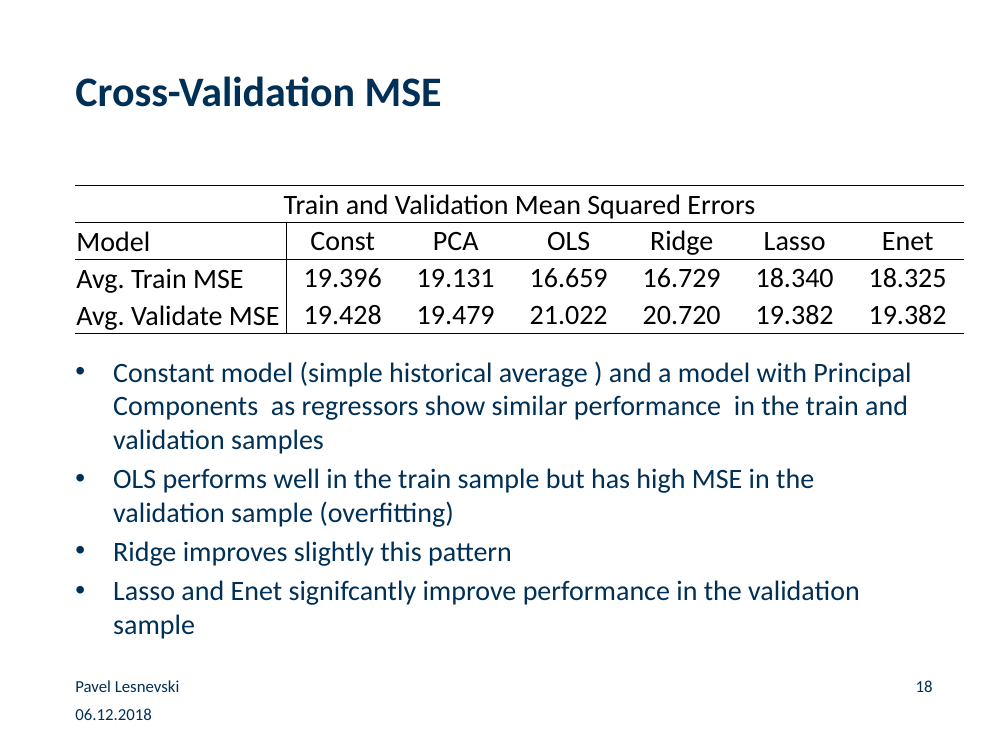
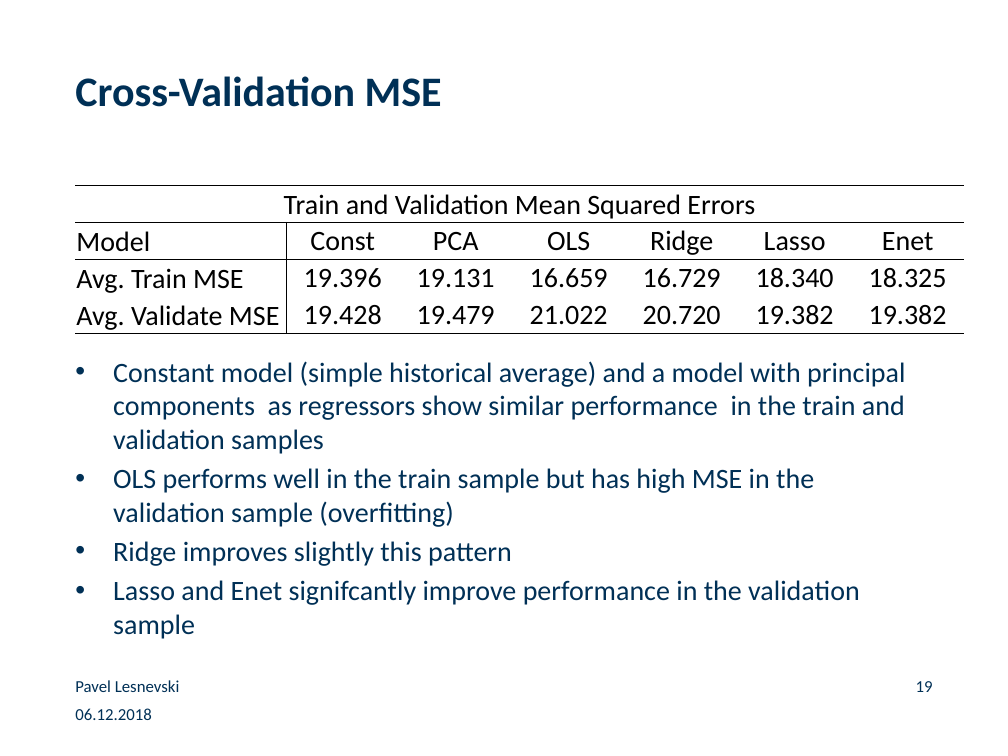
Before and after one commit to paveles/Machine_Learning_and_Equity_Index_Returns, a slide deck: slide 19 of _presentation/MachineLearning_StockMarketReturns.pptx (slide 18 before the commit). Drawn at 1008x756 pixels with LibreOffice and Linux fonts; fonts in the diff are those of the drawing; background and template pictures are left out. Boxes give left, top, right and bottom in pixels: in the first picture for what was removed or moved away, otherwise in the second. Text is boxed around its words. In the diff, an @@ line names an element or a change of style, - is before the commit and + after.

```diff
--- a/_presentation/MachineLearning_StockMarketReturns.pptx
+++ b/_presentation/MachineLearning_StockMarketReturns.pptx
@@ text at bbox=[113, 361, 905, 454]: text changed @@
-• Constant model (simple historical average ) and a model with Principal Components as regressors show similar performance in the train and validation samples
+• Constant model (simple historical average) and a model with principal components as regressors show similar performance in the train and validation samples
@@ page number at bbox=[916, 681, 933, 692]: text changed @@
-18
+19
```
Also in this commit, not shown: 11 other slides changed, 1 slide added, 3 other files.
